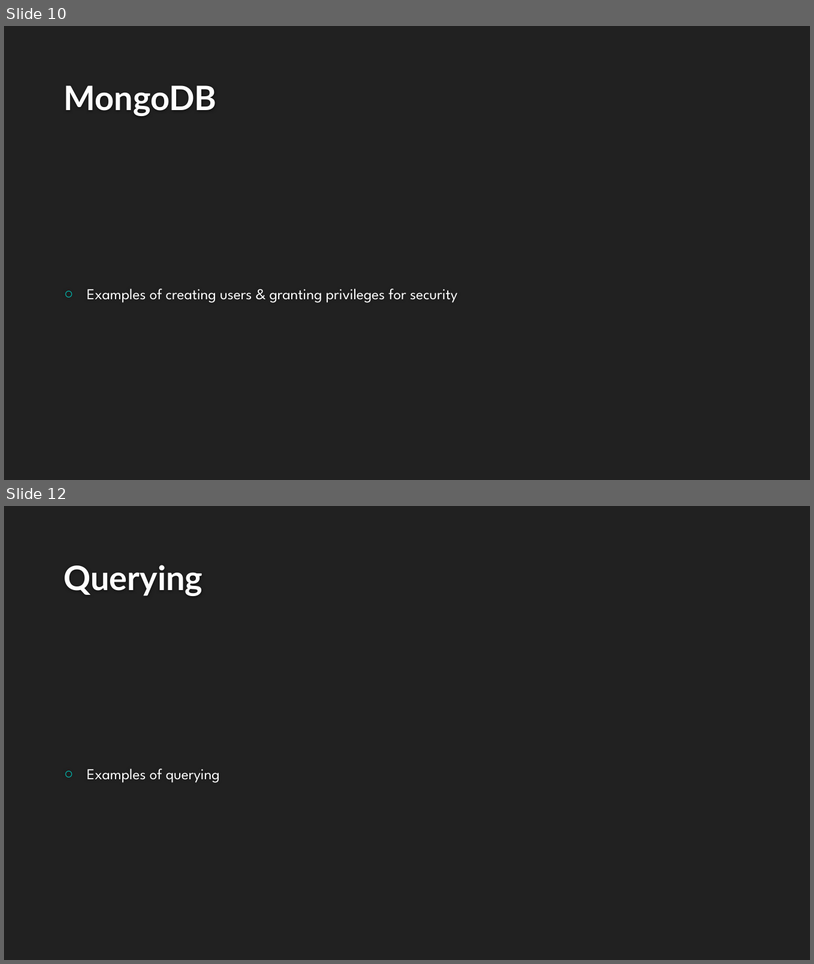
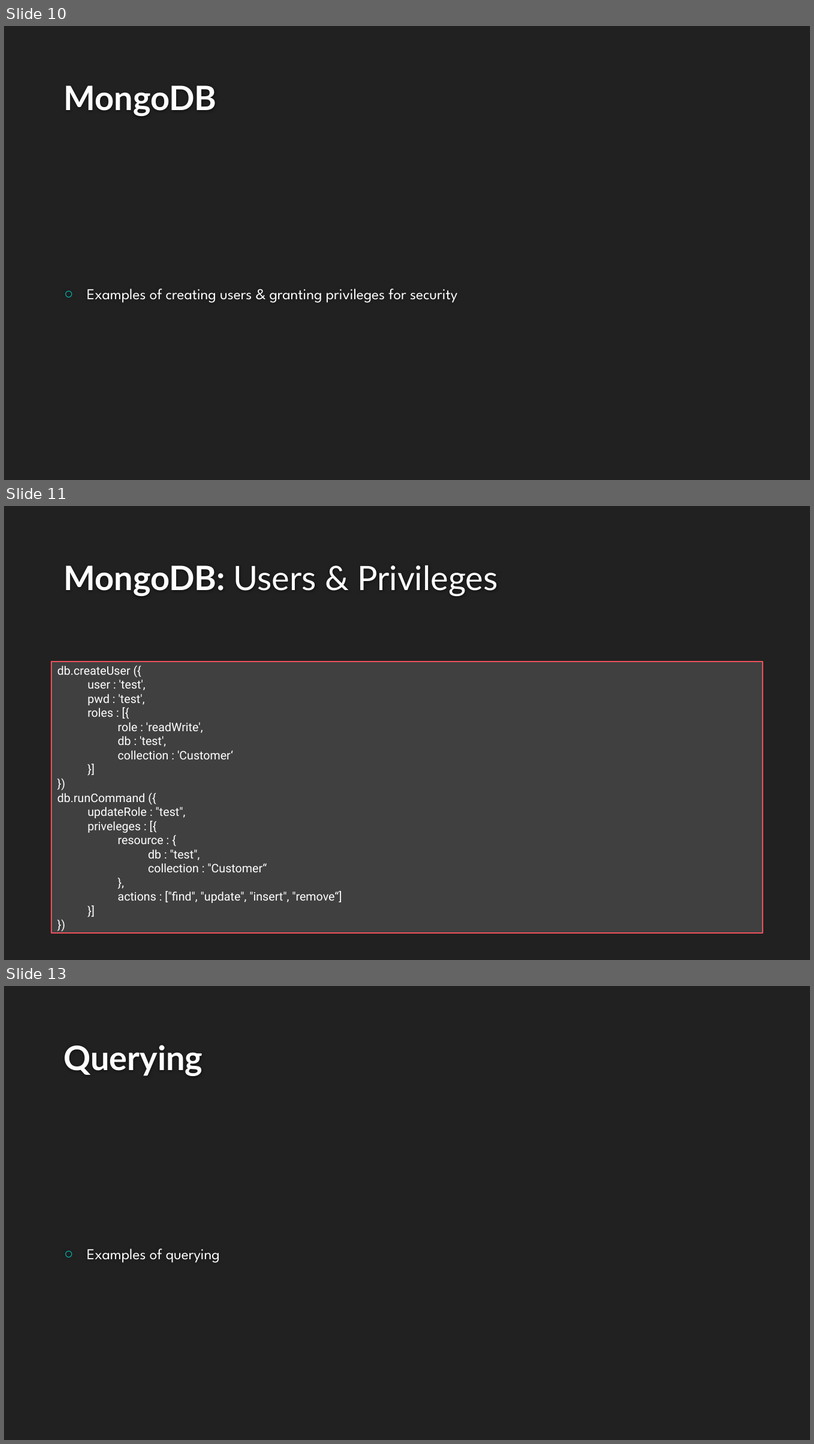
Before and after one commit to Rhiannax3/Sapphire, a slide deck: Database Presentation.pptx. Shown one above the other, each under a label of ours: slides 10 and 12 before the commit, slides 10, 11 and 13 after it; the slides between them are not shown. The pictures are 814x964 and 814x1444 pixels, drawn with LibreOffice and Linux fonts; fonts in the diff are those of the drawing; background and template pictures are left out. Boxes give left, top, right and bottom in pixels: in the first picture for what was removed or moved away, otherwise in the second. Text is boxed around its words. In the diff, an @@ line names an element or a change of style, - is before the commit and + after.

Commit message:
Presentation again

```diff
--- a/Database Presentation.pptx
+++ b/Database Presentation.pptx
@@ slide 11 added at bbox=[4, 506, 810, 960], background #212121 @@
@@ title added at bbox=[63, 565, 498, 596], 40 pt, text #FEFEFE @@
+MongoDB: Users & Privileges
@@ rectangle added at bbox=[51, 661, 762, 933], fill #404040, outline #ED515C 1.25 pt, 14 pt, text #FFFFFF @@
+db.createUser ({
+user : 'test',
+pwd : 'test',
+roles : [{
+role : 'readWrite',
+db : 'test',
+collection : 'Customer‘
+}]
+})
+db.runCommand ({
+updateRole : "test",
+priveleges : [{
+resource : {
+db : "test",
+collection : "Customer“
+},
+actions : ["find", "update", "insert", "remove“]
+}]
+})
@@ what was slide 12 is now slide 13 @@
```
Also in this commit, not shown: 1 other slide added, 1 slide removed.
